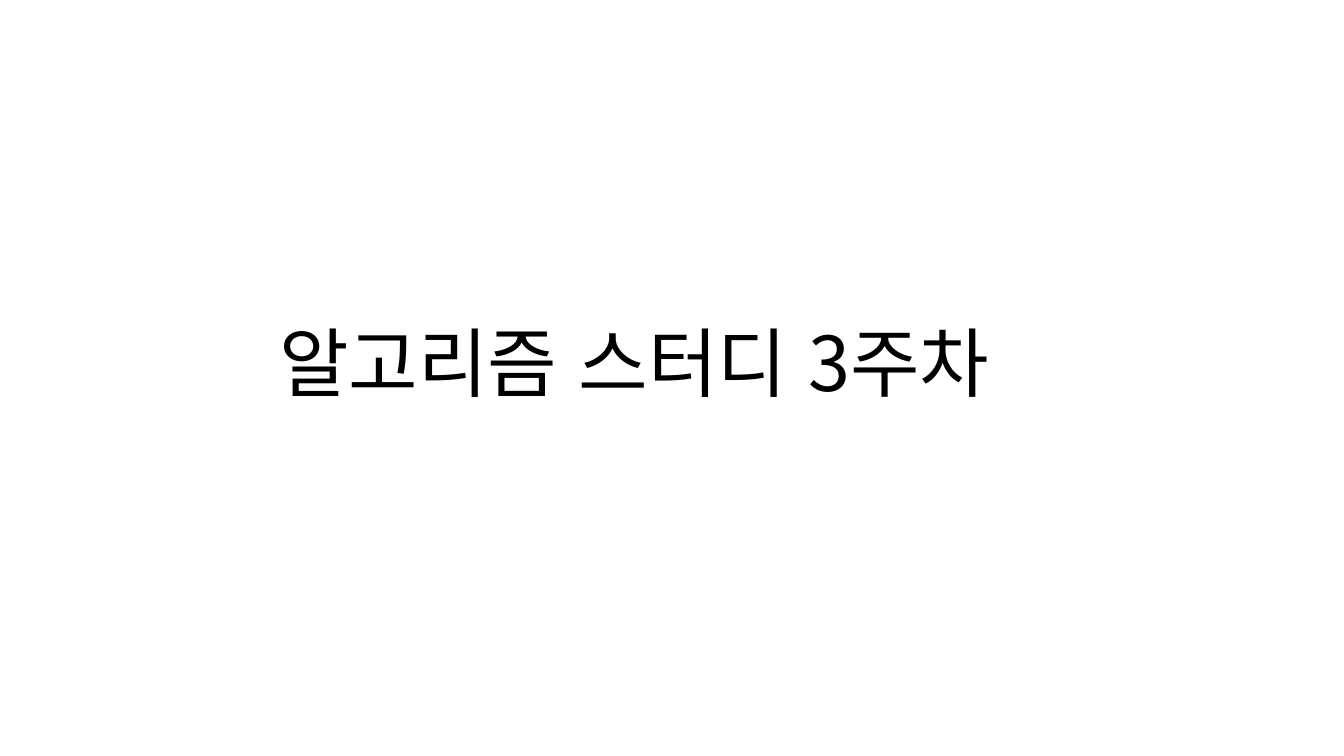
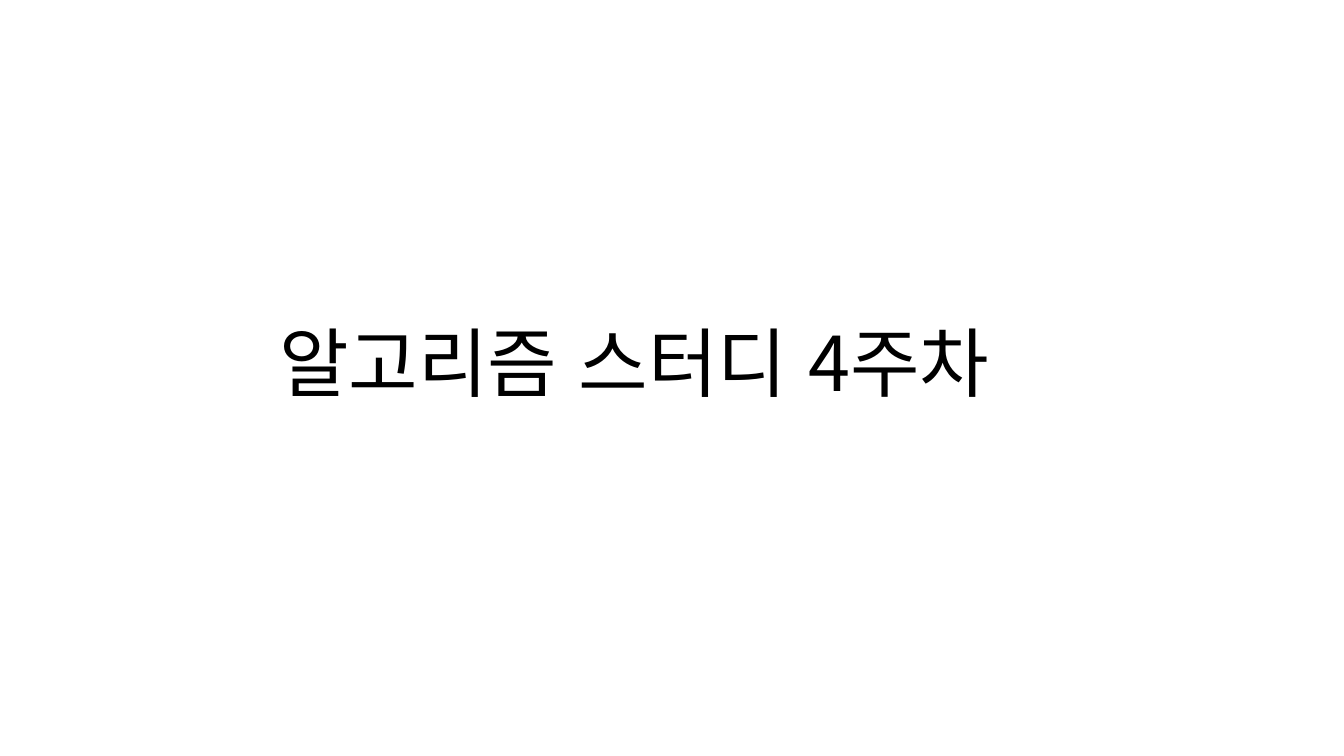
Before and after one commit to AlgorithmStudy2024/Si-Hyun, a slide deck: slide 1 of week_4/Week_4.pptx. Drawn at 1344x756 pixels with LibreOffice and Linux fonts; fonts in the diff are those of the drawing. Boxes give left, top, right and bottom in pixels: in the first picture for what was removed or moved away, otherwise in the second. Text is boxed around its words. In the diff, an @@ line names an element or a change of style, - is before the commit and + after.

Commit message:
#1 Modify: week_4 ppt

```diff
--- a/week_4/Week_4.pptx
+++ b/week_4/Week_4.pptx
@@ text at [279, 328, 989, 397]: text changed @@
-알고리즘 스터디 3주차
+알고리즘 스터디 4주차
```
